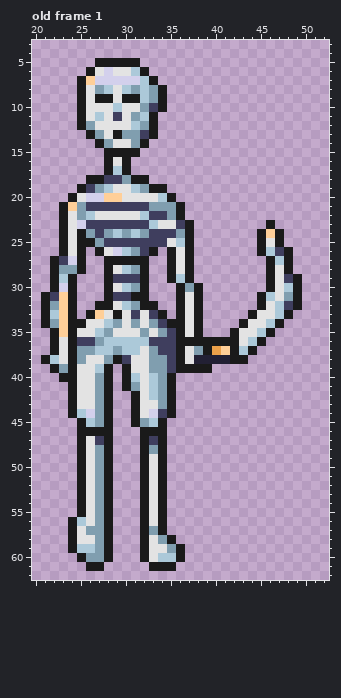
One commit to this pixel-art file: Assets/Sprites/Enemies/skeleton.aseprite. Above, as it was before the edit.
64x64 pixels, 1 frame. Shown: old frame 1: x 20..52, y 3..62. The commit also changed other frames, which this record leaves out.
Now the later version:
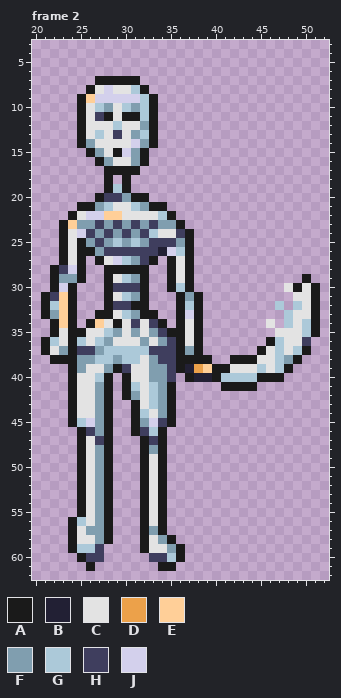
Palette (. is transparent): A #1a1a1a  B #222034  C #e3e3e3  D #eca14a  E #ffcf98  F #809eaf  G #acc9d9  H #3f3e5e  J #d3d0ec
A new or re-ordered frame is compared with the old frame closest to it.
Edits made:
frames 1 -> 2
layer "Layer 1" now hidden
Changed rows in their new state; - is an unchanged pixel.
Frame 2 is new; against old frame 1, layer "idle":
first column x 21:
 5 ------.....--------------------
 6 -----.......-------------------
 7 ----..AAAAA..------------------
 8 ----.ACJ-CGA..-----------------
 9 -----EJJJJJ-A.-----------------
10 ------GFCGFGA.-----------------
11 ------HACAA--------------------
12 -----C--G-C--------------------
13 ----ACG-HC-G-------------------
14 ----AFCC--JFA------------------
15 -----AFC-JFA-------------------
16 ------AF-CFA-------------------
17 --------A-A--------------------
18 -----..A.A..-------------------
19 ----...AGA....-----------------
20 ---...AHHFAA...----------------
21 --..AAFGCCGFAA..---------------
22 --.ACJJEE--CCGA.---------------
23 ---EFF-F-F-FHFFA.--------.-----
24 ----JHFHFHFHGCCH--------...----
25 -----FHFGFGF--HF--------...----
26 -----AFHHHH-HBJG--------....---
27 -.AC--ACJGFHA------------...---
28 --HJ----AAA--------------...---
29 --FFA---CGF----C---------....A-
30 --------HHH---AGA.-------..C-CA
31 --------CGF-----F-------....CCA
32 -G----.-HHA-.---G-------..-.GCA
33 -F---.AACGFAA.--J------....GCCA
34 .A--.AECA-H-HA.-------...C.GCGA
35 --C-A-CGF-FCFHA------.....CCCGA
36 AG--GCGFCCCFCF--C-.......AGCCH-
37 ACF-HHF-G--GH---FA......ACGCGA-
38 .AA--FGGFGG--H--AAA..--ACCGFA--
39 -..-F-CFAH------BDEAACCCGCGA---
40 --.---G---C-F-H-ABBAGGGGAAA----
41 ----------G---------AAAA-------
42 ---------AF--------------------
43 ------------G------------------
44 ----CC-----GCF-----------------
45 ---AGJ------JHA----------------
46 -----HF---AHG------------------
first column x 26:
59 -H.------
60 HH.---.HH
61 -.-----.-
Changed places in both pictures, as pixel boxes (x1, y1, x2, y2):
changed: (41, 58, 320, 436)
changed: (86, 544, 113, 571)
changed: (140, 553, 167, 571)
